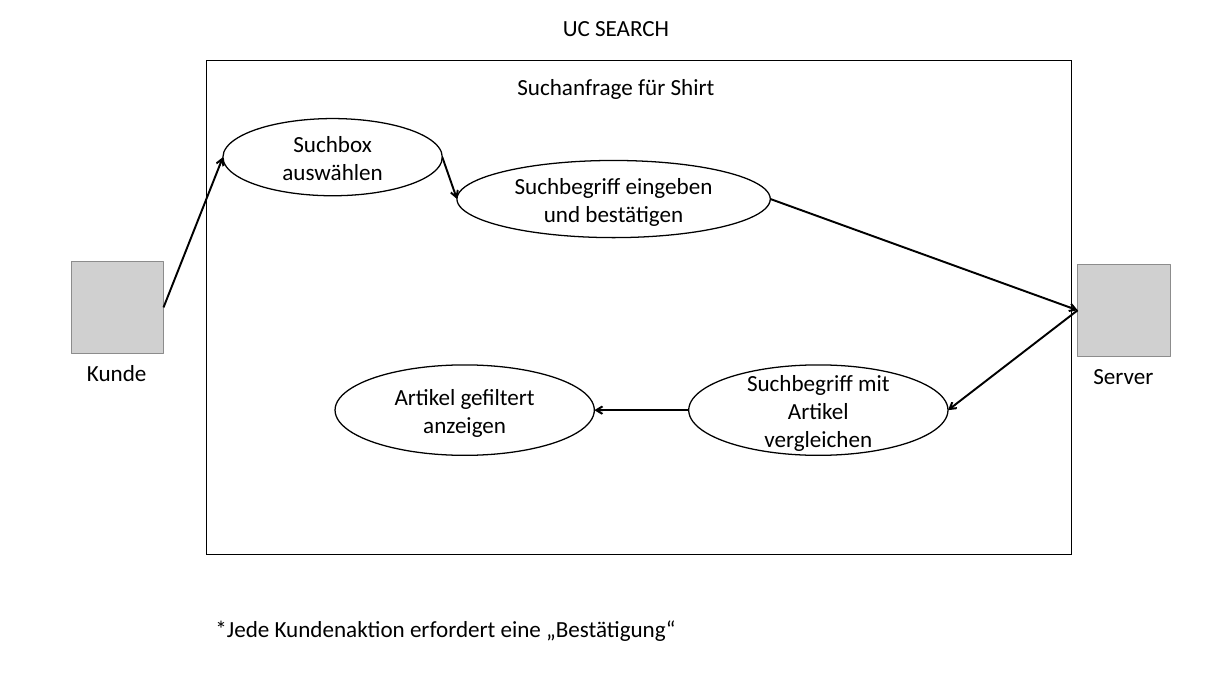
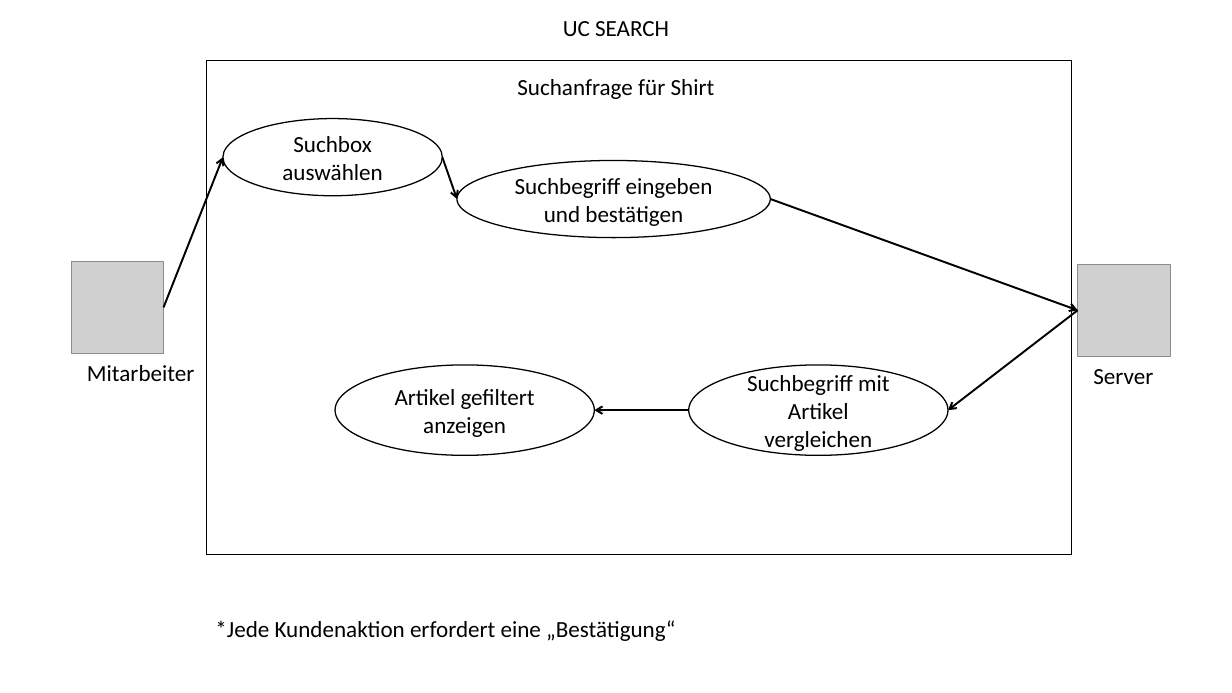
Before and after one commit to Sprayer115/render, a slide deck: slide 16 of Zusatz_Material/Web-Technologie.pptx. Drawn at 1232x693 pixels with LibreOffice and Linux fonts; fonts in the diff are those of the drawing; grey boxes stand for pictures. Boxes give left, top, right and bottom in pixels: in the first picture for what was removed or moved away, otherwise in the second. Text is boxed around its words. In the diff, an @@ line names an element or a change of style, - is before the commit and + after.

```diff
--- a/Zusatz_Material/Web-Technologie.pptx
+++ b/Zusatz_Material/Web-Technologie.pptx
@@ text at [87,365,194,381]: text changed @@
-Kunde
+Mitarbeiter
```
Also in this commit, not shown: 3 other slides changed, 1 slide added.
